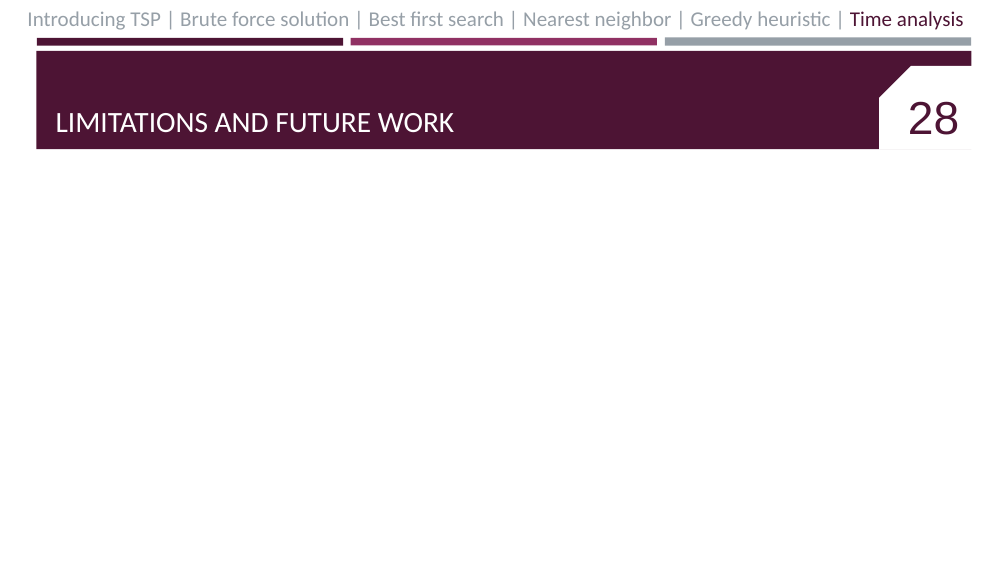
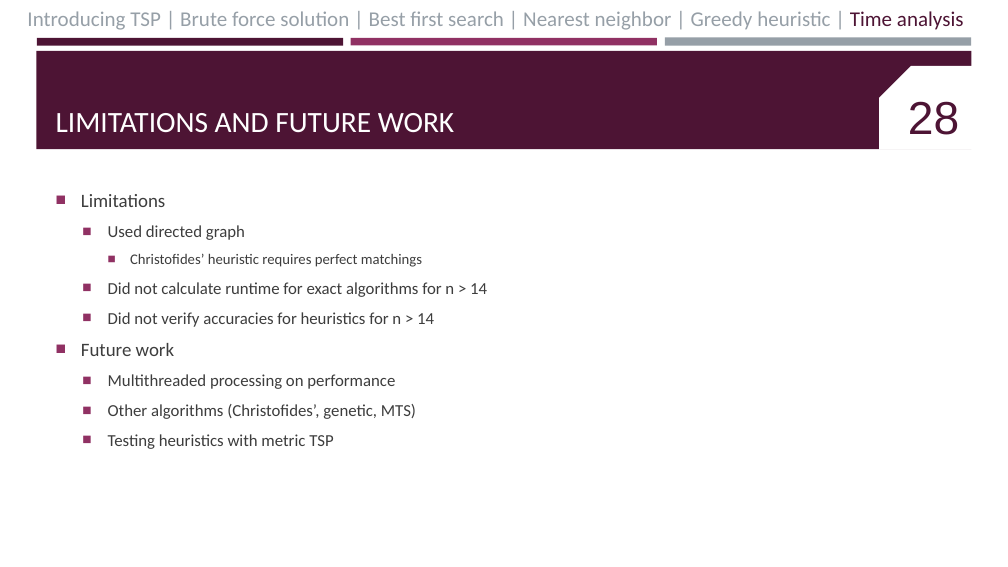
Before and after one commit to jamesnyao/Analyzing-TSP, a slide deck: slide 52 of TSP.pptx (slide 53 before the commit). Drawn at 1008x567 pixels with LibreOffice and Linux fonts; fonts in the diff are those of the drawing. Boxes give left, top, right and bottom in pixels: in the first picture for what was removed or moved away, otherwise in the second. Text is boxed around its words. In the diff, an @@ line names an element or a change of style, - is before the commit and + after.

Commit message:
updated pptx

```diff
--- a/TSP.pptx
+++ b/TSP.pptx
@@ text added at (81, 194, 487, 449), 16 pt, text #3D3D3D @@
+■ Limitations
+  ■ Used directed graph
+    ■ Christofides’ heuristic requires perfect matchings
+  ■ Did not calculate runtime for exact algorithms for n > 14
+  ■ Did not verify accuracies for heuristics for n > 14
+■ Future work
+  ■ Multithreaded processing on performance
+  ■ Other algorithms (Christofides’, genetic, MTS)
+  ■ Testing heuristics with metric TSP
```
Also in this commit, not shown: 2 other slides changed, 1 slide removed.
